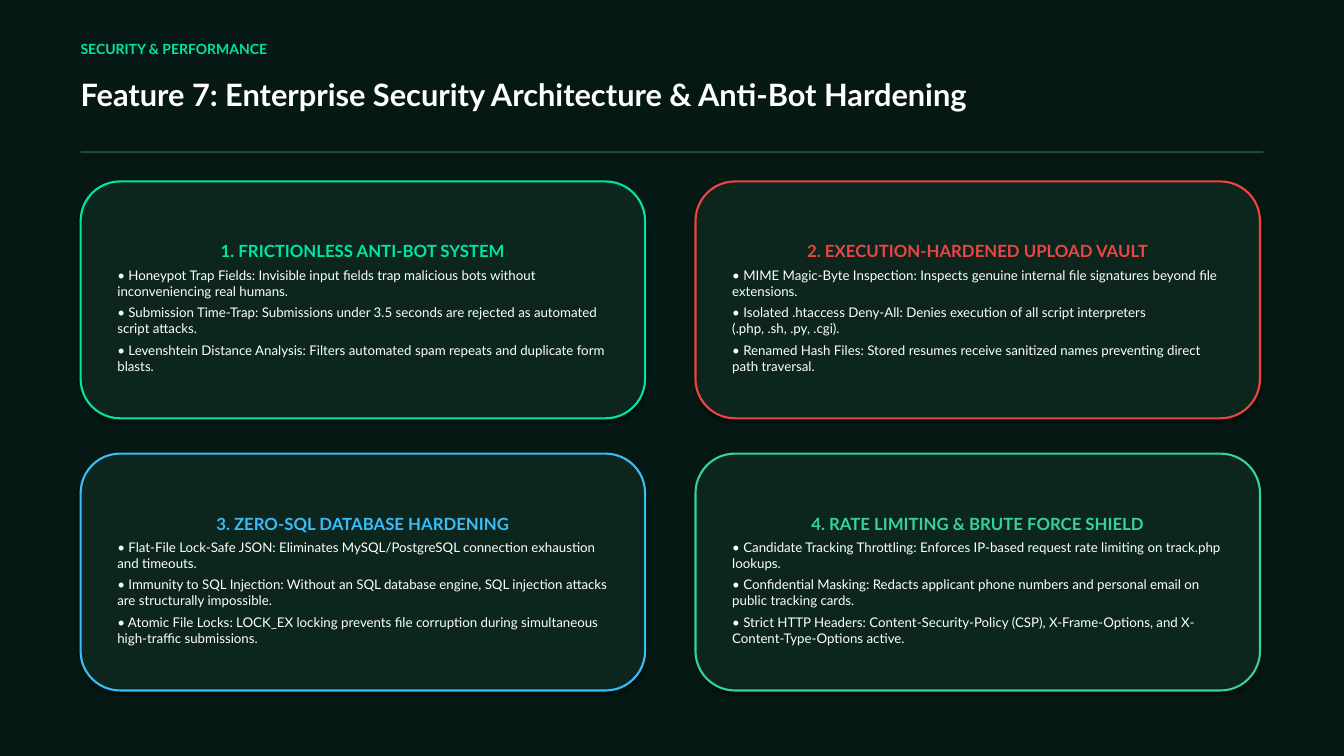
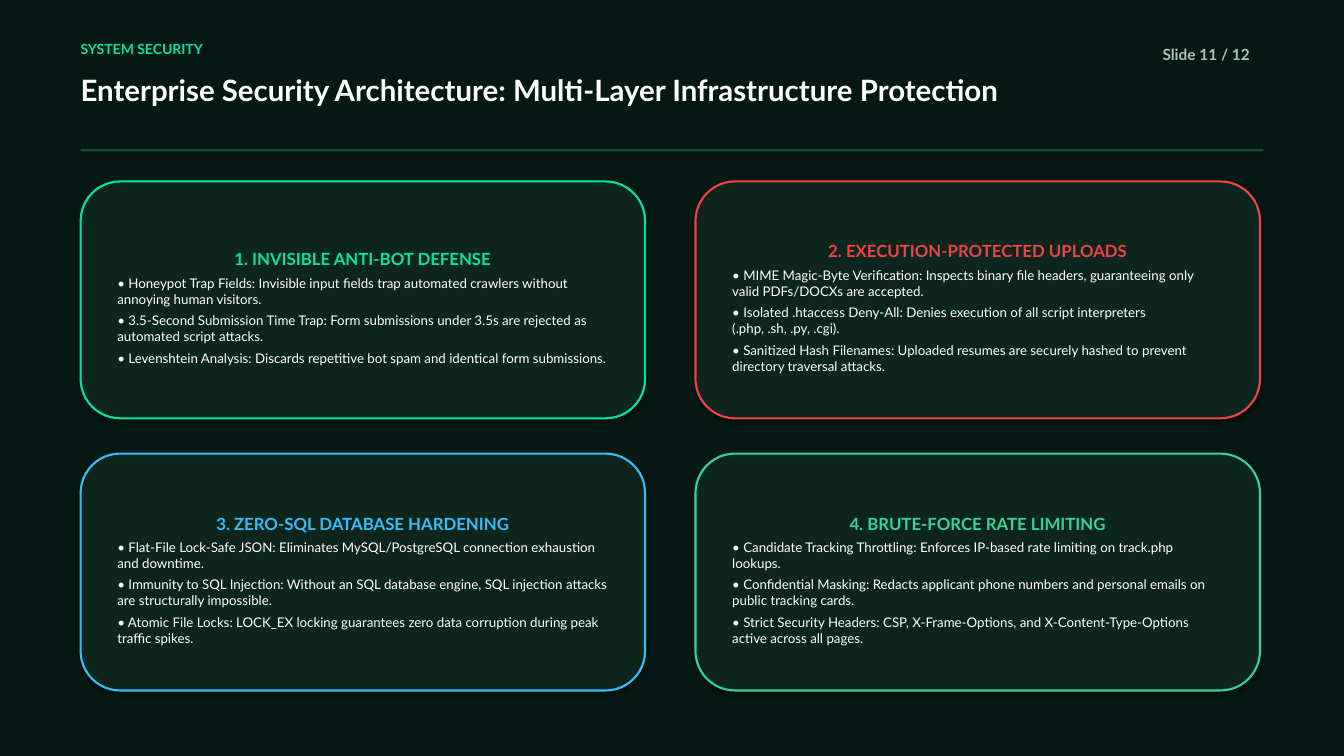
Before and after one commit to saikrishna-bethamcharla/vasudhapharma-green, a slide deck: slide 11 of Vasudha_Pharma_Executive_Presentation.pptx (slide 10 before the commit). Drawn at 1344x756 pixels with LibreOffice and Linux fonts; fonts in the diff are those of the drawing. Boxes give left, top, right and bottom in pixels: in the first picture for what was removed or moved away, otherwise in the second. Text is boxed around its words. In the diff, an @@ line names an element or a change of style, - is before the commit and + after.

Commit message:
docs(presentation): align deck with client feedback - focus on organograms, hero screenshot, and data highways

```diff
--- a/Vasudha_Pharma_Executive_Presentation.pptx
+++ b/Vasudha_Pharma_Executive_Presentation.pptx
@@ text at <box>81,43,203,54</box>: text changed @@
-SECURITY & PERFORMANCE
+SYSTEM SECURITY
@@ text added at <box>1163,48,1250,60</box>, 11 pt, text #A7C4B8, bold @@
+Slide 11 / 12
@@ text at <box>81,79,998,106</box>: text changed; size 22 to 21 pt @@
-Feature 7: Enterprise Security Architecture & Anti-Bot Hardening
+Enterprise Security Architecture: Multi-Layer Infrastructure Protection
@@ text in rounded rectangle at <box>117,252,606,366</box>: text changed @@
-1. FRICTIONLESS ANTI-BOT SYSTEM
-• Honeypot Trap Fields: Invisible input fields trap malicious bots without inconveniencing real humans.
-• Submission Time-Trap: Submissions under 3.5 seconds are rejected as automated script attacks.
-• Levenshtein Distance Analysis: Filters automated spam repeats and duplicate form blasts.
+1. INVISIBLE ANTI-BOT DEFENSE
+• Honeypot Trap Fields: Invisible input fields trap automated crawlers without annoying human visitors.
+• 3.5-Second Submission Time Trap: Form submissions under 3.5s are rejected as automated script attacks.
+• Levenshtein Analysis: Discards repetitive bot spam and identical form submissions.
@@ text in rounded rectangle at <box>732,244,1194,299</box>: text changed @@
-2. EXECUTION-HARDENED UPLOAD VAULT
-• MIME Magic-Byte Inspection: Inspects genuine internal file signatures beyond file extensions.
+2. EXECUTION-PROTECTED UPLOADS
+• MIME Magic-Byte Verification: Inspects binary file headers, guaranteeing only valid PDFs/DOCXs are accepted.
@@ text in rounded rectangle at <box>732,345,1187,373</box>: text changed @@
-• Renamed Hash Files: Stored resumes receive sanitized names preventing direct path traversal.
+• Sanitized Hash Filenames: Uploaded resumes are securely hashed to prevent directory traversal attacks.
@@ text in rounded rectangle at <box>732,517,1205,646</box>: text changed @@
-4. RATE LIMITING & BRUTE FORCE SHIELD
-• Candidate Tracking Throttling: Enforces IP-based request rate limiting on track.php lookups.
-• Confidential Masking: Redacts applicant phone numbers and personal email on public tracking cards.
-• Strict HTTP Headers: Content-Security-Policy (CSP), X-Frame-Options, and X-Content-Type-Options active.
+4. BRUTE-FORCE RATE LIMITING
+• Candidate Tracking Throttling: Enforces IP-based rate limiting on track.php lookups.
+• Confidential Masking: Redacts applicant phone numbers and personal emails on public tracking cards.
+• Strict Security Headers: CSP, X-Frame-Options, and X-Content-Type-Options active across all pages.
@@ text in rounded rectangle at <box>117,542,595,568</box>: text changed @@
-• Flat-File Lock-Safe JSON: Eliminates MySQL/PostgreSQL connection exhaustion and timeouts.
+• Flat-File Lock-Safe JSON: Eliminates MySQL/PostgreSQL connection exhaustion and downtime.
@@ text in rounded rectangle at <box>117,617,599,646</box>: text changed @@
-• Atomic File Locks: LOCK_EX locking prevents file corruption during simultaneous high-traffic submissions.
+• Atomic File Locks: LOCK_EX locking guarantees zero data corruption during peak traffic spikes.
```
Also in this commit, not shown: 4 other slides changed, 7 slides added, 7 slides removed, 2 other files.
